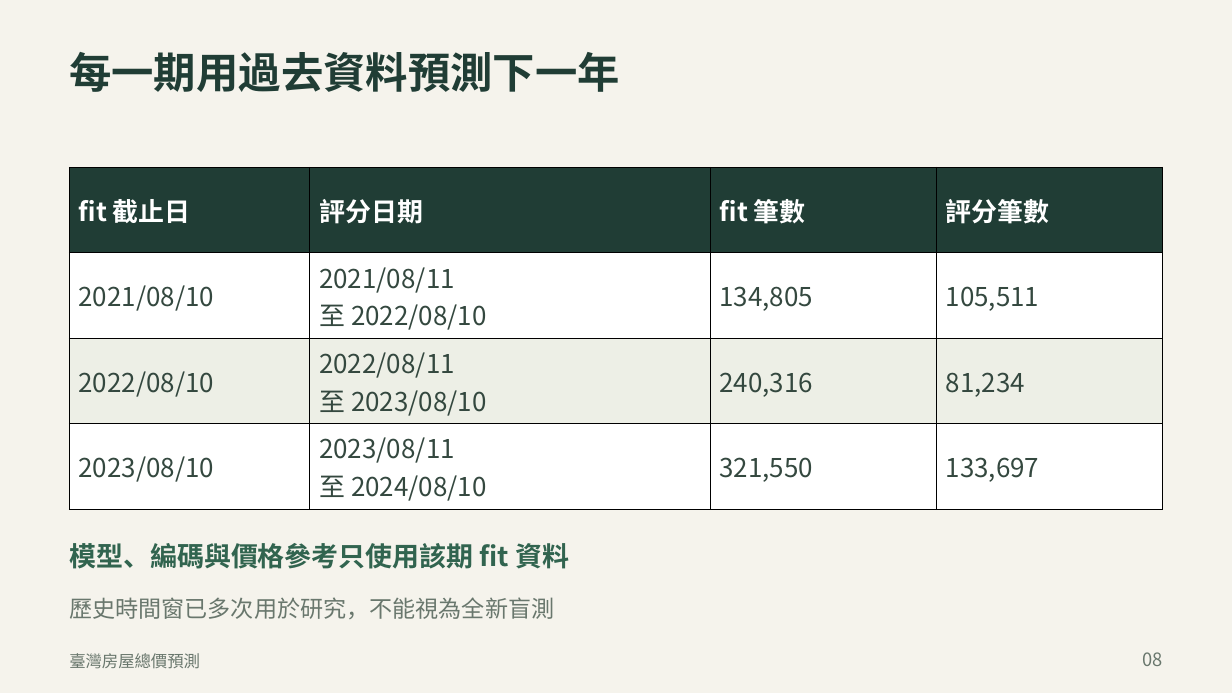
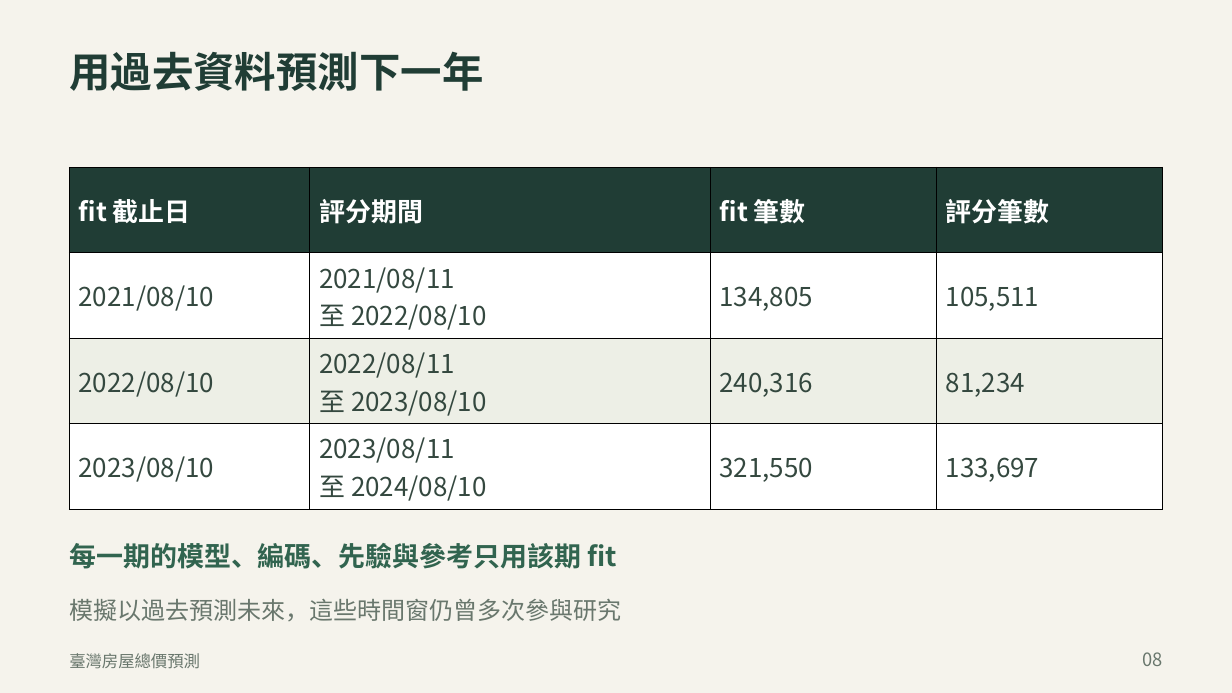
Before and after one commit to ziyi930108/nycu-house-price-regression, a slide deck: slide 8 of presentation/臺灣房價預測_正式報告_v22.pptx. Drawn at 1232x693 pixels with LibreOffice and Linux fonts; fonts in the diff are those of the drawing. Boxes give left, top, right and bottom in pixels: in the first picture for what was removed or moved away, otherwise in the second. Text is boxed around its words. In the diff, an @@ line names an element or a change of style, - is before the commit and + after.

```diff
--- a/presentation/臺灣房價預測_正式報告_v22.pptx
+++ b/presentation/臺灣房價預測_正式報告_v22.pptx
@@ text at [69, 51, 483, 91]: text changed; size 33 to 32.2 pt @@
-每一期用過去資料預測下一年
+用過去資料預測下一年
@@ table at [69, 167, 1163, 509] @@
-row 1, column 2: 評分日期
+row 1, column 2: 評分期間
@@ text at [69, 543, 617, 569]: text changed @@
-模型、編碼與價格參考只使用該期 fit 資料
+每一期的模型、編碼、先驗與參考只用該期 fit
@@ text at [69, 599, 621, 621]: text changed; size 18 to 18.8 pt @@
-歷史時間窗已多次用於研究，不能視為全新盲測
+模擬以過去預測未來，這些時間窗仍曾多次參與研究
```
Also in this commit, not shown: 9 other slides changed, 12 slides added, 5 slides removed, 18 other files.
